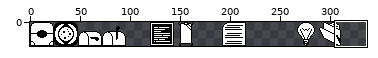
Two states of a pixel-art file, Assets/Sprites/app icons 24px.ase. The first picture is a wide view before the edit; the outline marks the close-up.
Close-up. Before the commit:
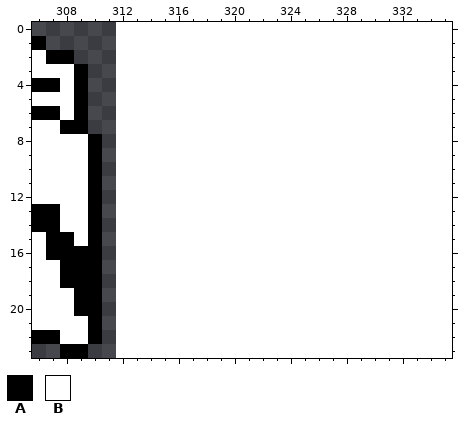
312x24 pixels, 1 frame. Shown: x 306..335, y 0..23. The old version is drawn lined up with the new one, on the new canvas.
Palette (. is transparent): A #000000  B #ffffff
Pixels before, first column x 306:
 1 A....
 2 BAA..
 3 BBBA.
 4 AABA.
 5 BBBA.
 6 AABA.
 7 BBAA.
 8 BBBBA
 9 BBBBA
10 BBBBA
11 BBBBA
12 BBBBA
13 AABBA
14 AABBA
15 BAABA
16 BAAAA
17 BBAAA
18 BBAAA
19 BBBAA
20 BBBAA
21 BBBBA
22 AABBA
23 ..AA.
After the commit:
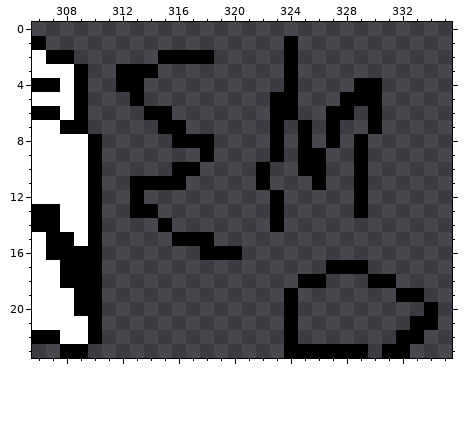
The edit:
canvas 312x24 -> 336x24
Changed rows in their new state; - is an unchanged pixel.
first column x 312:
 1 ------------A----------
 2 ---AAAA-----A----------
 3 AAA---------A----------
 4 AA----------A----AA----
 5 -A---------AA---AAA----
 6 --AA-------AA--AA-A----
 7 ---AA------A-A-A--A----
 8 ----AAA----A-A-A-A-----
 9 ------A----A-AA--A-----
10 ----AA----A--AA--A-----
11 -AAAA-----A---A--A-----
12 -A---------A-----A-----
13 -AA--------A-----A-----
14 ---A-------A-----------
15 ----AAA----------------
16 ------AAA--------------
17 ---------------AAA-----
18 -------------AA---AA---
19 ------------A-------AA-
20 ------------A---------A
21 ------------A--------AA
22 ------------A-------AA-
23 ------------AAAAAA-AA--
Changed places in both close-ups, as pixel boxes (x1, y1, x2, y2):
added: (116, 36, 438, 358)
